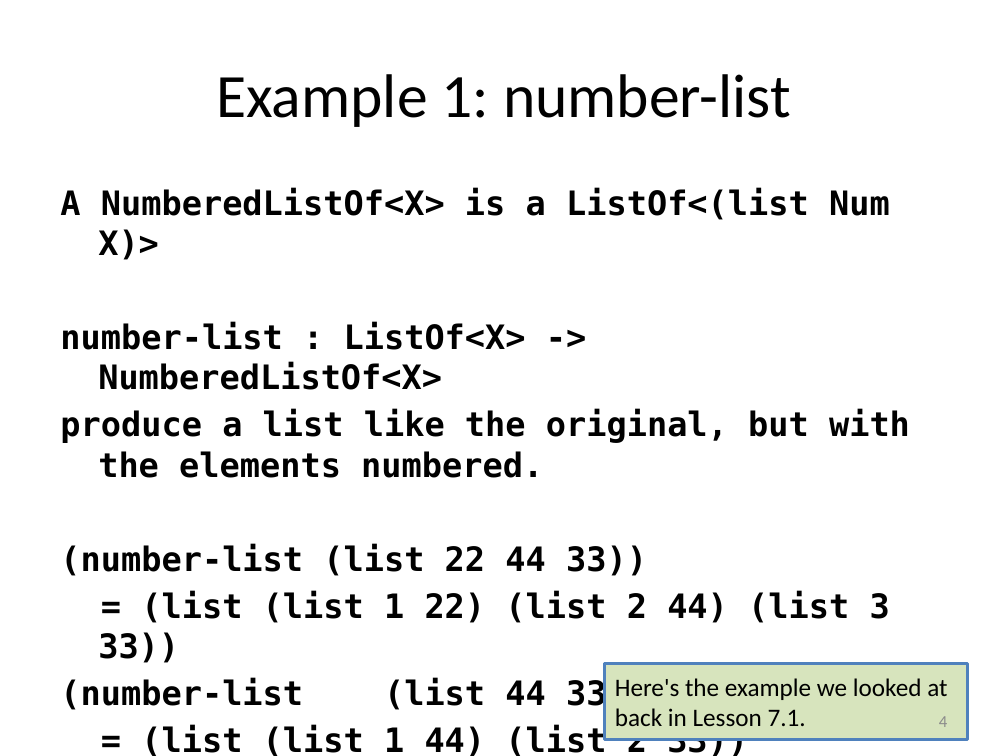
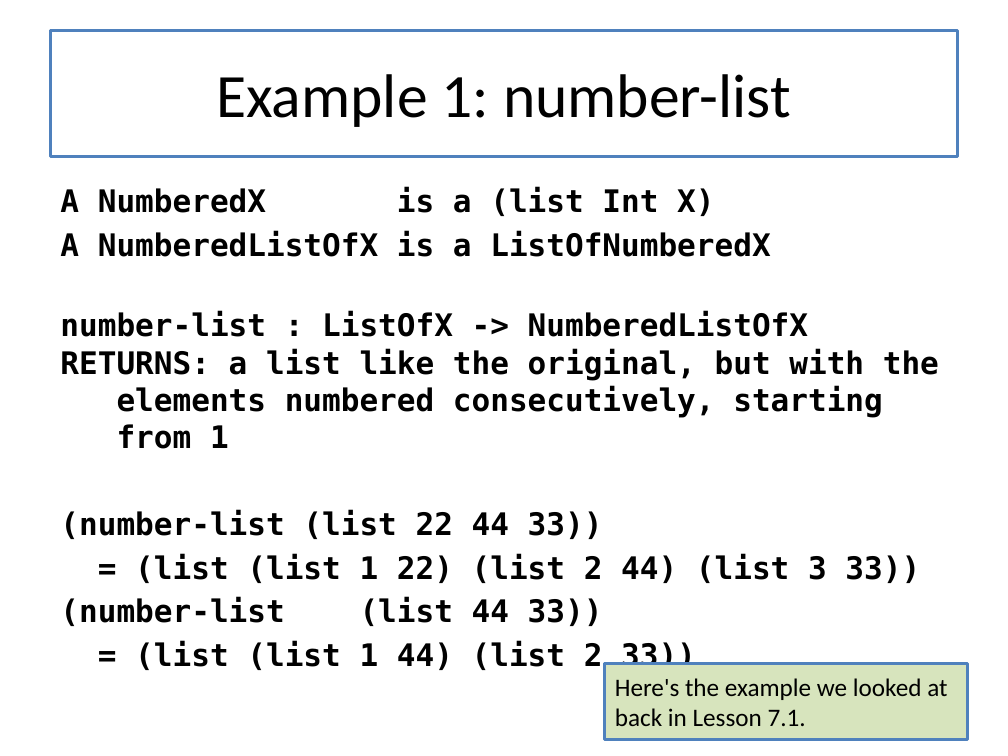
Before and after one commit to mwand/cs5010f16, a slide deck: slide 4 of Slides/Lesson 7.6 Context Arguments and Performance.pptx. Drawn at 1008x756 pixels with LibreOffice and Linux fonts; fonts in the diff are those of the drawing. Boxes give left, top, right and bottom in pixels: in the first picture for what was removed or moved away, otherwise in the second. Text is boxed around its words. In the diff, an @@ line names an element or a change of style, - is before the commit and + after.

```diff
--- a/Slides/Lesson 7.6 Context Arguments and Performance.pptx
+++ b/Slides/Lesson 7.6 Context Arguments and Performance.pptx
@@ title "Example 1: number-list": place and size @@
-title "Example 1: number-list" at [216,74,791,127]
+title "Example 1: number-list" at [50,30,958,156]
@@ title "Example 1: number-list" at [50,30,958,156]: fill none to #FFFFFF; outline none to #4F81BD 2.25 pt @@
@@ text at [60,187,939,449]: text changed; size 24 to 22.2 pt @@
-A NumberedListOf<X> is a ListOf<(list Num X)>
-number-list : ListOf<X> -> NumberedListOf<X>
-produce a list like the original, but with the elements numbered.
+A NumberedX is a (list Int X)
+A NumberedListOfX is a ListOfNumberedX
+number-list : ListOfX -> NumberedListOfX
+RETURNS: a list like the original, but with the
+elements numbered consecutively, starting
+from 1
@@ text at [60,510,920,670]: size 24 to 22.2 pt in "(number-list (list 22 44 33))", "= (list (list 1 22) (list 2 ...", "(number-list (list 44 33))", "= (list (list 1 44) (list 2 ..." @@
@@ page number removed at [939,716,947,727] @@
-4
```
Also in this commit, not shown: 15 other slides changed, 2 slides added, 29 other files.
